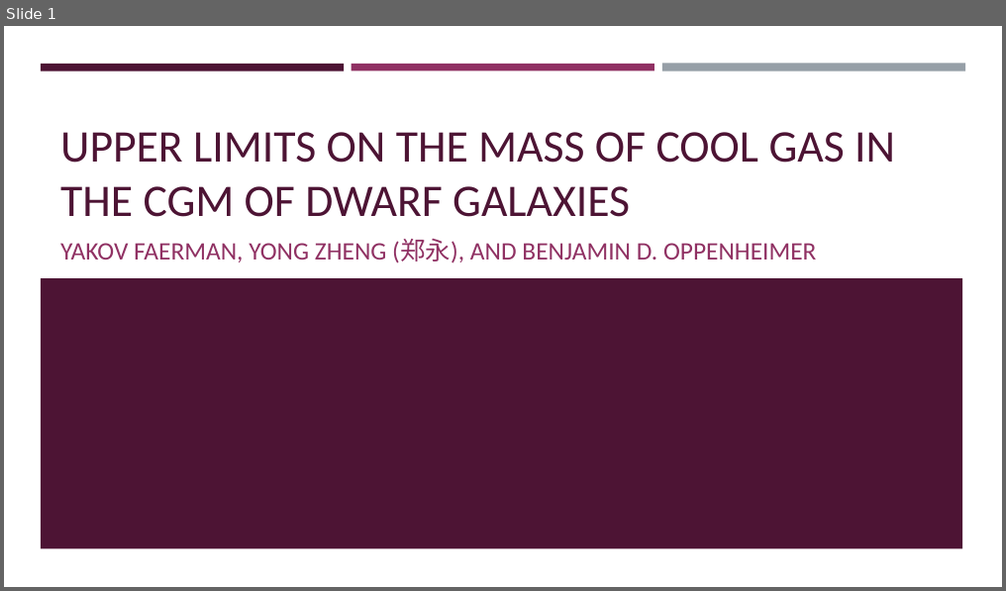
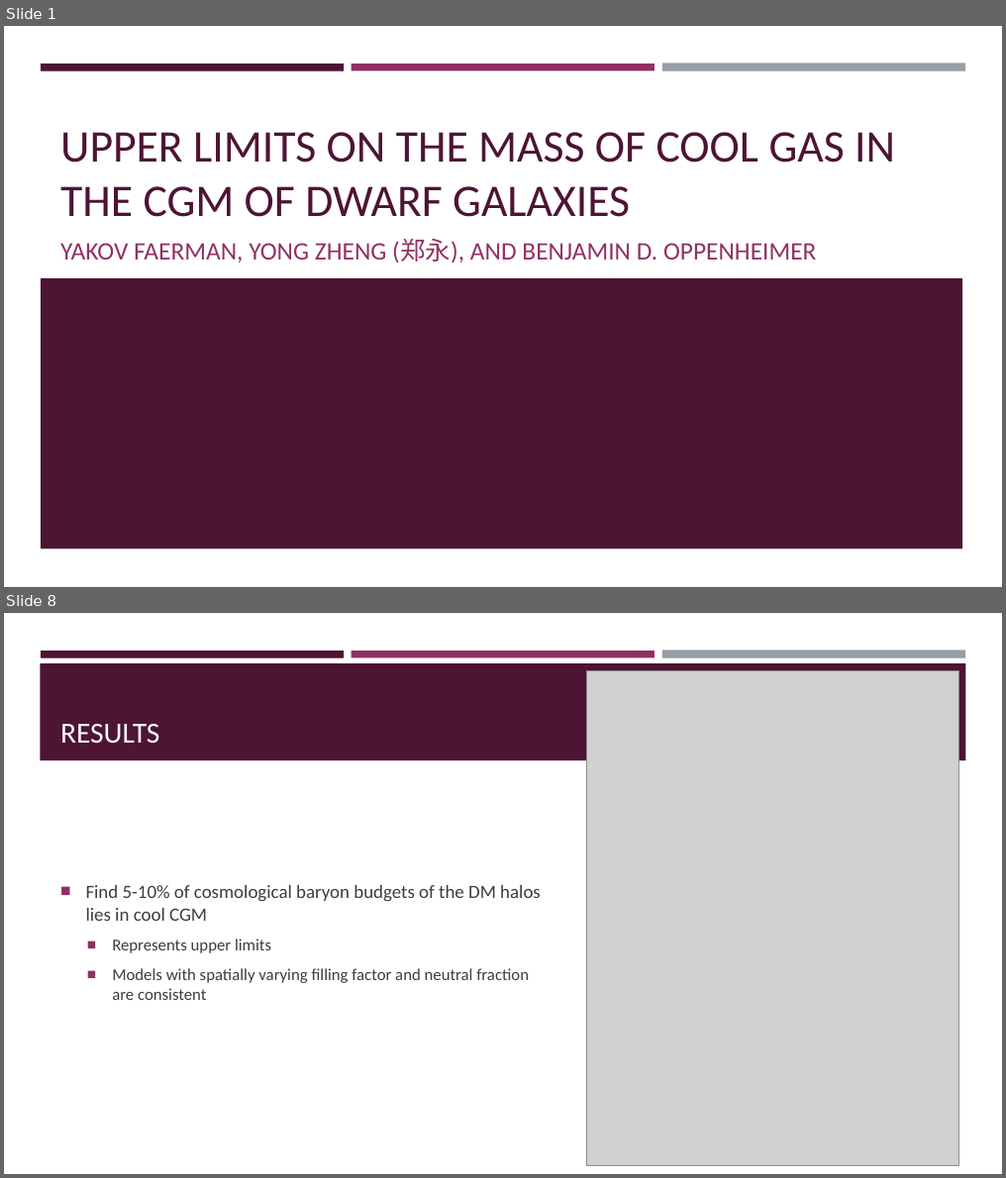
Before and after one commit to brockparker/Research, a slide deck: CGM/CGM_Group_20250204.pptx. Shown one above the other, each under a label of ours: slide 1 before the commit, slides 1 and 8 after it; the slides between them are not shown. The pictures are 1006x591 and 1006x1178 pixels, drawn with LibreOffice and Linux fonts; fonts in the diff are those of the drawing; grey boxes stand for pictures. Boxes give left, top, right and bottom in pixels: in the first picture for what was removed or moved away, otherwise in the second. Text is boxed around its words. In the diff, an @@ line names an element or a change of style, - is before the commit and + after.

```diff
--- a/CGM/CGM_Group_20250204.pptx
+++ b/CGM/CGM_Group_20250204.pptx
@@ slide 8 added at <box>4,613,1002,1174</box>, background #FFFFFF; not listed: 3 template elements that a slide beside it also shows @@
@@ rectangle added at <box>41,663,966,761</box>, fill #4D1434 @@
@@ picture added at <box>587,671,959,1166</box> @@
@@ title added at <box>60,724,159,744</box>, 23.1 pt, text #FFFFFF @@
+RESULTS
@@ text added at <box>86,885,541,1000</box>, 13.2 pt, text #3D3D3D @@
+■ Find 5-10% of cosmological baryon budgets of the DM halos lies in cool CGM
+  ■ Represents upper limits
+  ■ Models with spatially varying filling factor and neutral fraction are consistent
```
Also in this commit, not shown: 14 other slides added, 9 slides removed, 1 other file.
